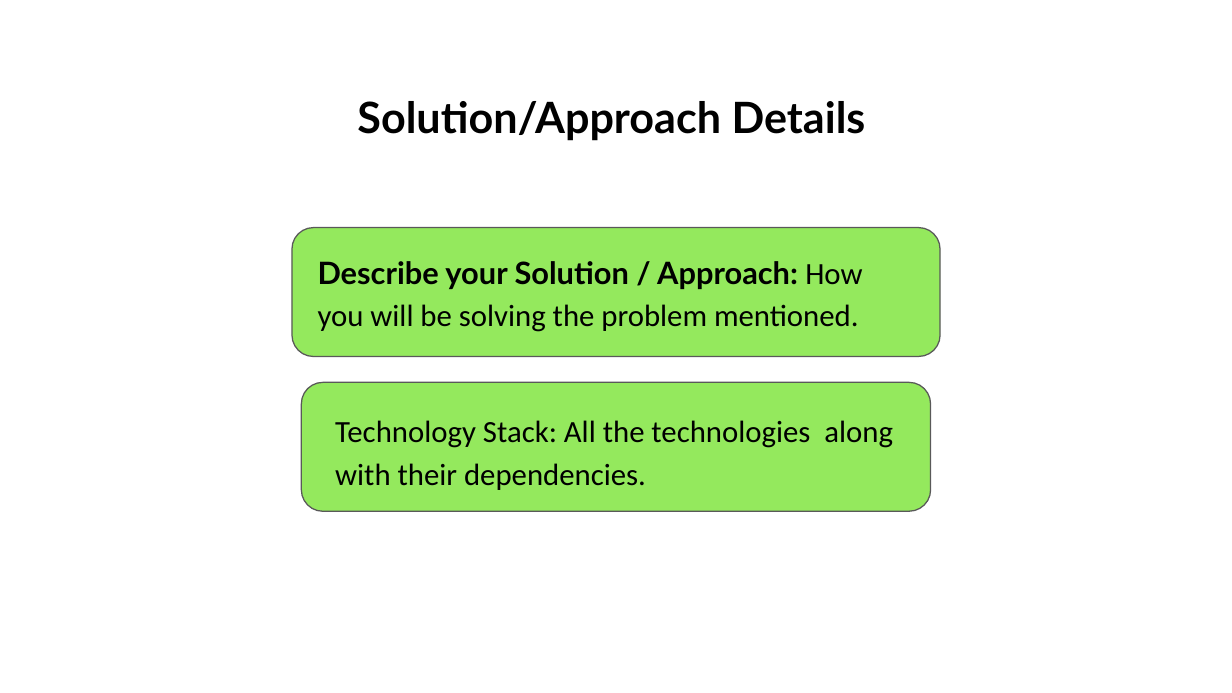
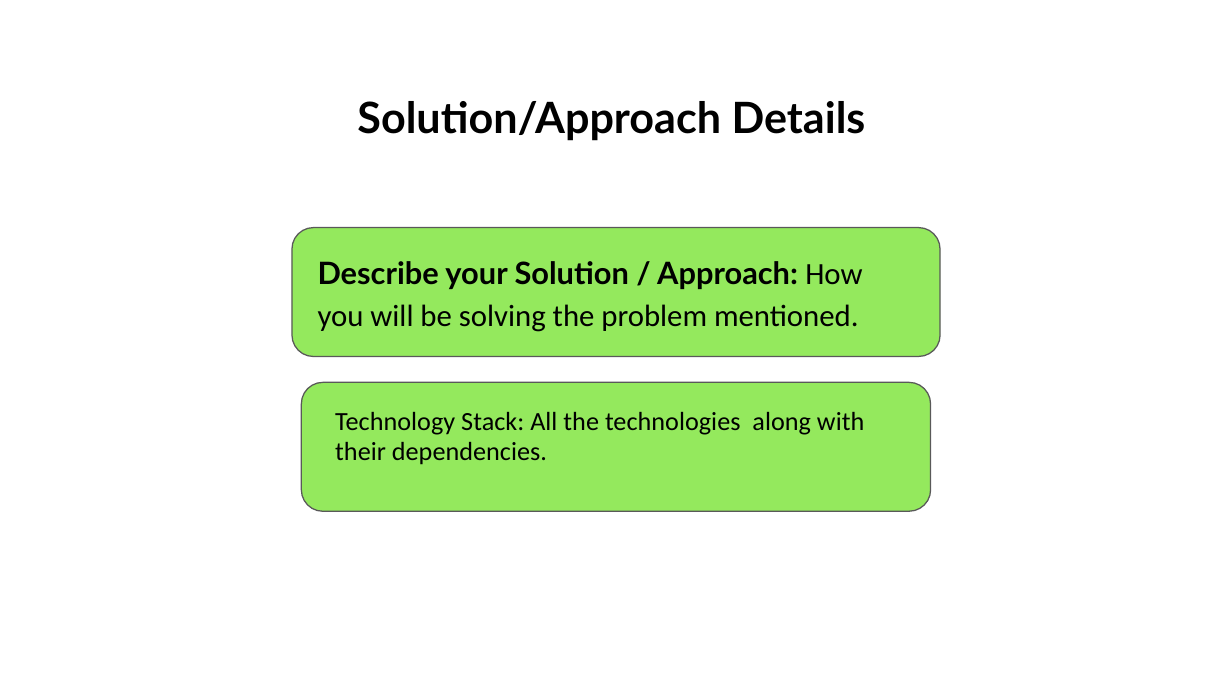
Before and after one commit to harshalplus1/hackmol4.0, a slide deck: slide 7 of HackMoL PPT Format.pptx (slide 3 before the commit). Drawn at 1232x693 pixels with LibreOffice and Linux fonts; fonts in the diff are those of the drawing; background and template pictures are left out. Boxes give left, top, right and bottom in pixels: in the first picture for what was removed or moved away, otherwise in the second. Text is boxed around its words. In the diff, an @@ line names an element or a change of style, - is before the commit and + after.

```diff
--- a/HackMoL PPT Format.pptx
+++ b/HackMoL PPT Format.pptx
@@ text "Technology Stack: All the technologies ..." at bbox=[335, 411, 864, 465]: size 18 to 15.3 pt; line spacing 1.15 to 0.95 @@
```
Also in this commit, not shown: 2 other slides changed, 4 slides added.
